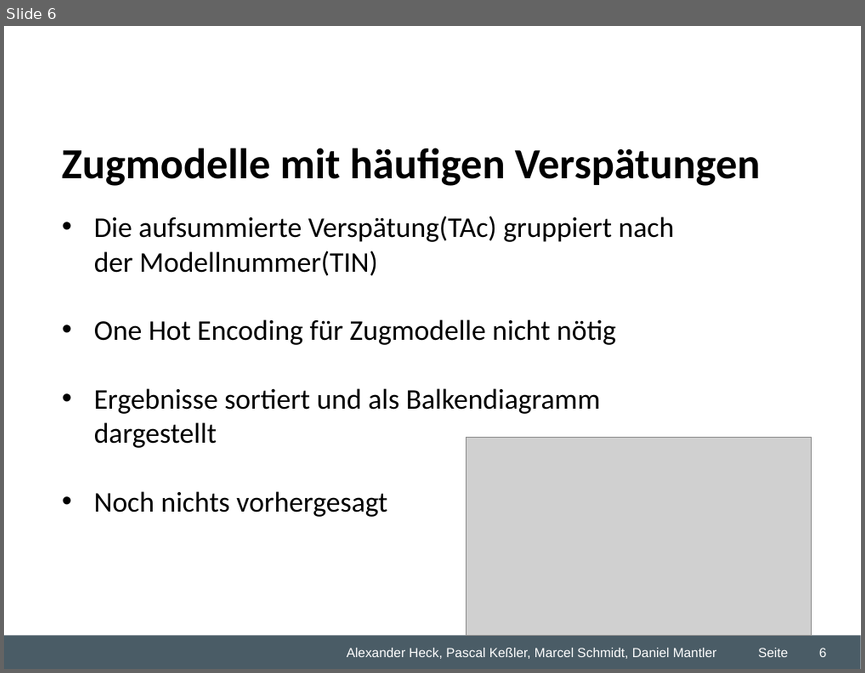
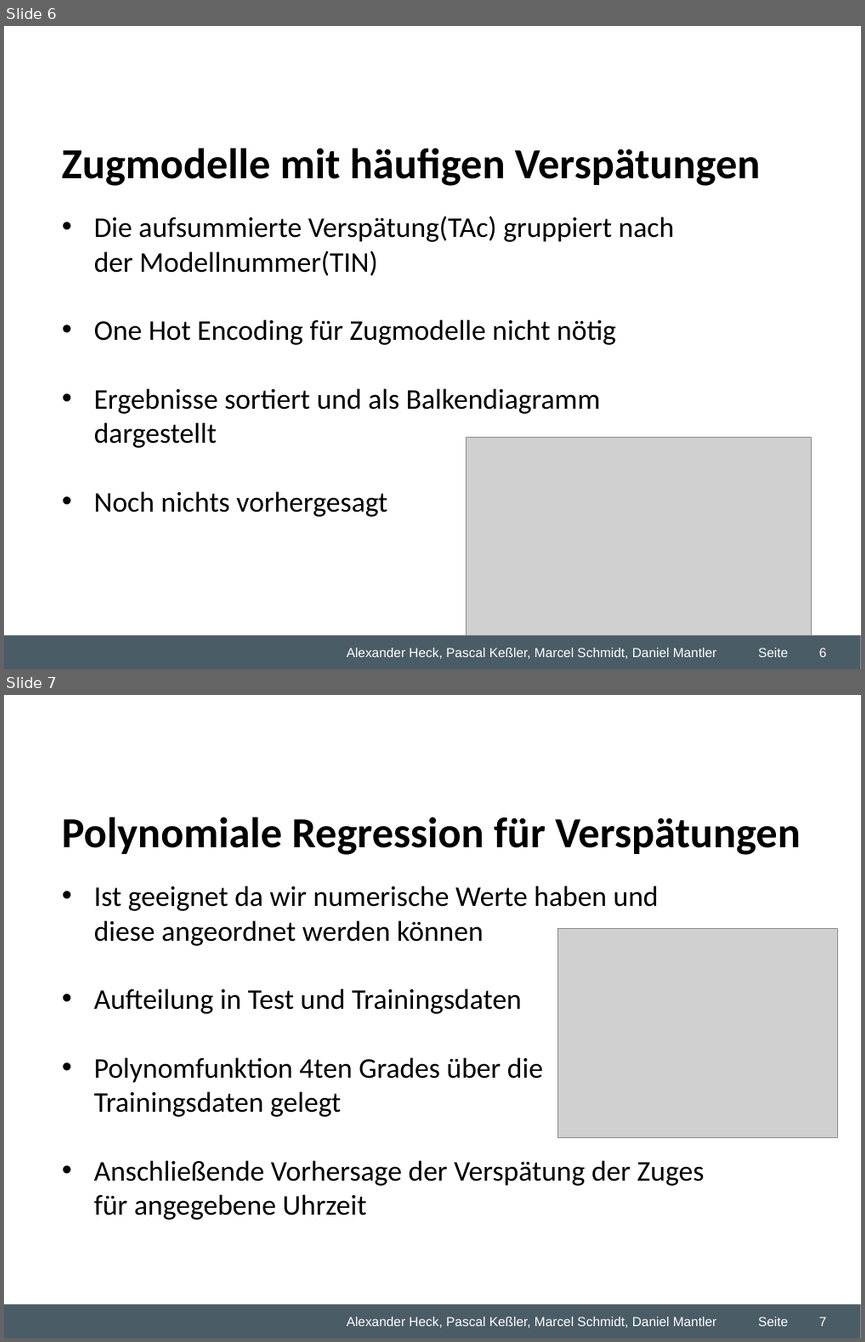
Before and after one commit to dmntlr/predictiveproject, a slide deck: Desktop/Studium/5. Semester/Predictive Analytics/Gruppenarbeit/WZ2 Predicitve Analytics Übung.ppt. Shown one above the other, each under a label of ours: slide 6 before the commit, slides 6 and 7 after it. The pictures are 865x673 and 865x1342 pixels, drawn with LibreOffice and Linux fonts; fonts in the diff are those of the drawing; grey boxes stand for pictures; background and template pictures are left out. Boxes give left, top, right and bottom in pixels: in the first picture for what was removed or moved away, otherwise in the second. Text is boxed around its words. In the diff, an @@ line names an element or a change of style, - is before the commit and + after.

```diff
--- a/Desktop/Studium/5. Semester/Predictive Analytics/Gruppenarbeit/WZ2 Predicitve Analytics Übung.ppt
+++ b/Desktop/Studium/5. Semester/Predictive Analytics/Gruppenarbeit/WZ2 Predicitve Analytics Übung.ppt
@@ slide 7 added at (x1=4, y1=695, x2=861, y2=1338), background #FFFFFF; not listed: 5 template elements that a slide beside it also shows @@
@@ text added at (x1=62, y1=817, x2=800, y2=855), 36 pt, text #000000, bold @@
+Polynomiale Regression für Verspätungen
@@ text added at (x1=94, y1=885, x2=704, y2=1185), 24 pt, text #000000 @@
+• Ist geeignet da wir numerische Werte haben und diese angeordnet werden können
+• Aufteilung in Test und Trainingsdaten
+• Polynomfunktion 4ten Grades über die Trainingsdaten gelegt
+• Anschließende Vorhersage der Verspätung der Zuges für angegebene Uhrzeit
@@ picture added at (x1=557, y1=929, x2=838, y2=1138) @@
@@ page number added at (x1=819, y1=1316, x2=827, y2=1326), 11 pt, text #FFFFFF @@
+7
```
Also in this commit, not shown: 3 slides changed, 1 slide removed, 1 other file.
